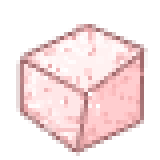
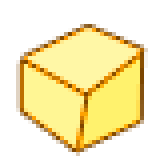
Layer changes from the first 160 × 160 image to the second:
hid "Слой 5" over [20, 24, 144, 148]
